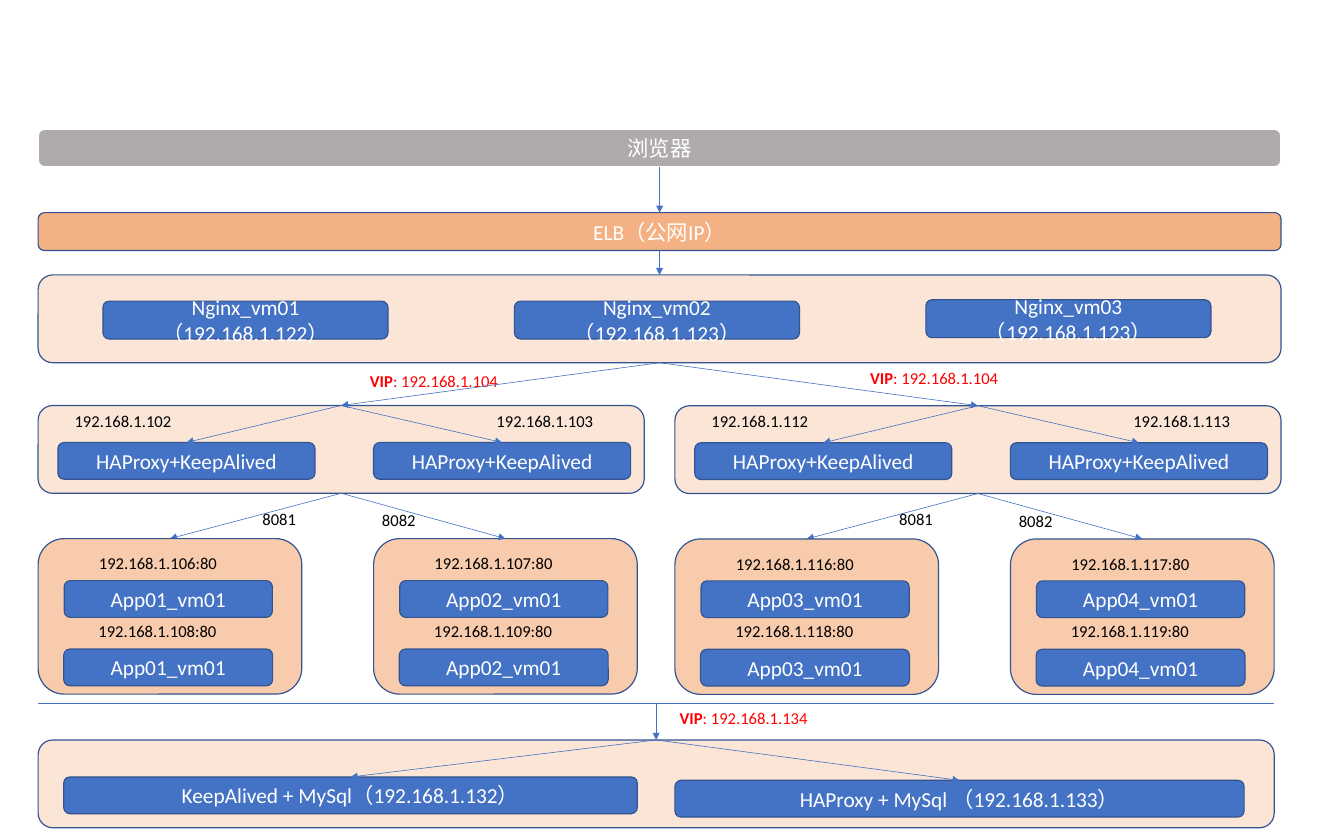
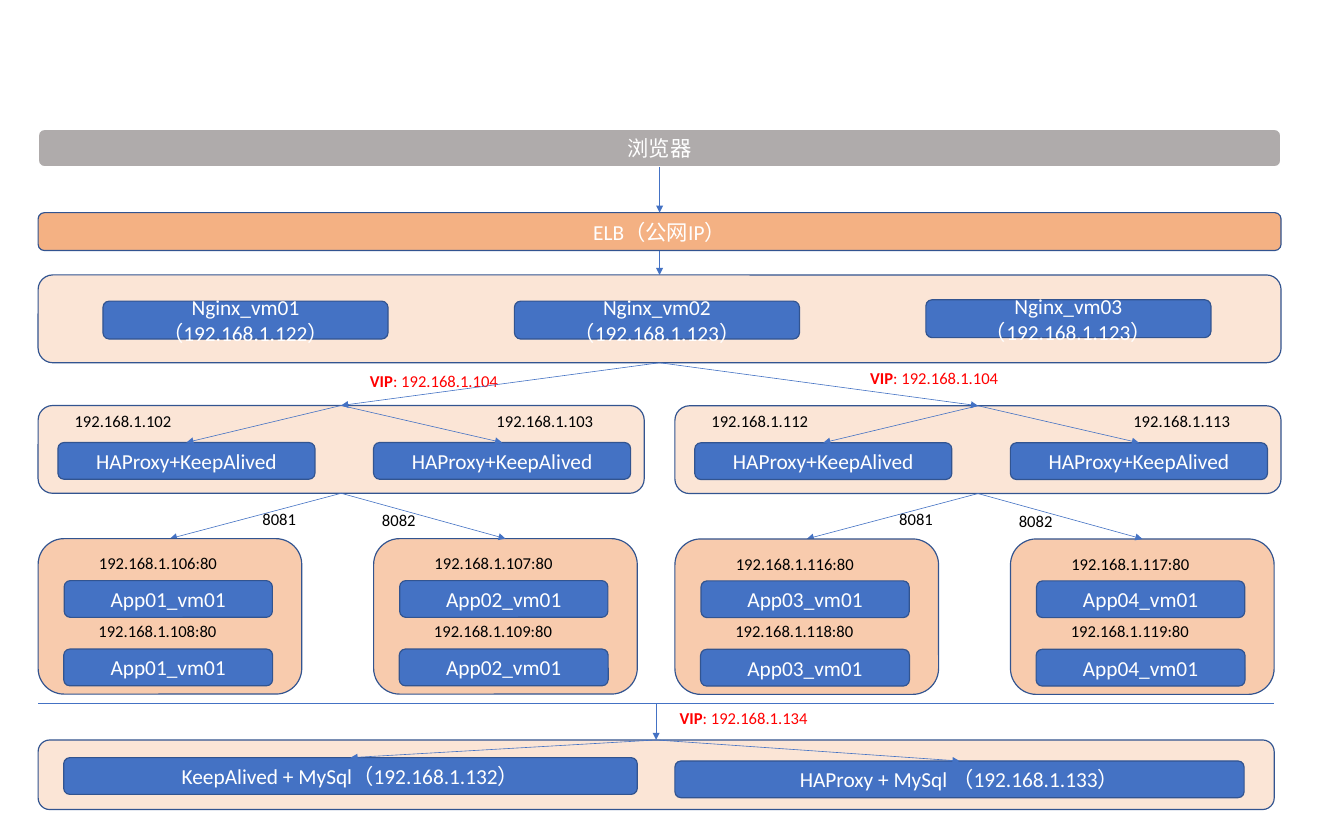
Before and after one commit to RuanXiaosi/ruanxinyu.github.com, a slide deck: slide 5 of posts/我的博客规划路线图/规划图.pptx (slide 4 before the commit). Drawn at 1344x840 pixels with LibreOffice and Linux fonts; fonts in the diff are those of the drawing. Boxes give left, top, right and bottom in pixels: in the first picture for what was removed or moved away, otherwise in the second. Text is boxed around its words. In the diff, an @@ line names an element or a change of style, - is before the commit and + after.

```diff
--- a/posts/我的博客规划路线图/规划图.pptx
+++ b/posts/我的博客规划路线图/规划图.pptx
@@ rounded rectangle: place and size @@
-rounded rectangle at bbox=[38, 740, 1274, 828]
+rounded rectangle at bbox=[38, 740, 1274, 810]
@@ arrow moved from (656, 740) - (351, 777) to (656, 740) - (351, 758) @@
@@ arrow moved from (656, 740) - (959, 780) to (656, 740) - (959, 761) @@
@@ rounded rectangle "KeepAlived + MySql（192.168.1.132）": place and size @@
-rounded rectangle "KeepAlived + MySql（192.168.1.132）" at bbox=[64, 777, 637, 813]
+rounded rectangle "KeepAlived + MySql（192.168.1.132）" at bbox=[64, 758, 637, 794]
@@ rounded rectangle "HAProxy + MySql （192.168.1.133）": place and size @@
-rounded rectangle "HAProxy + MySql （192.168.1.133）" at bbox=[675, 780, 1244, 817]
+rounded rectangle "HAProxy + MySql （192.168.1.133）" at bbox=[675, 761, 1244, 798]
```
Also in this commit, not shown: 1 slide added, 1 other file.
